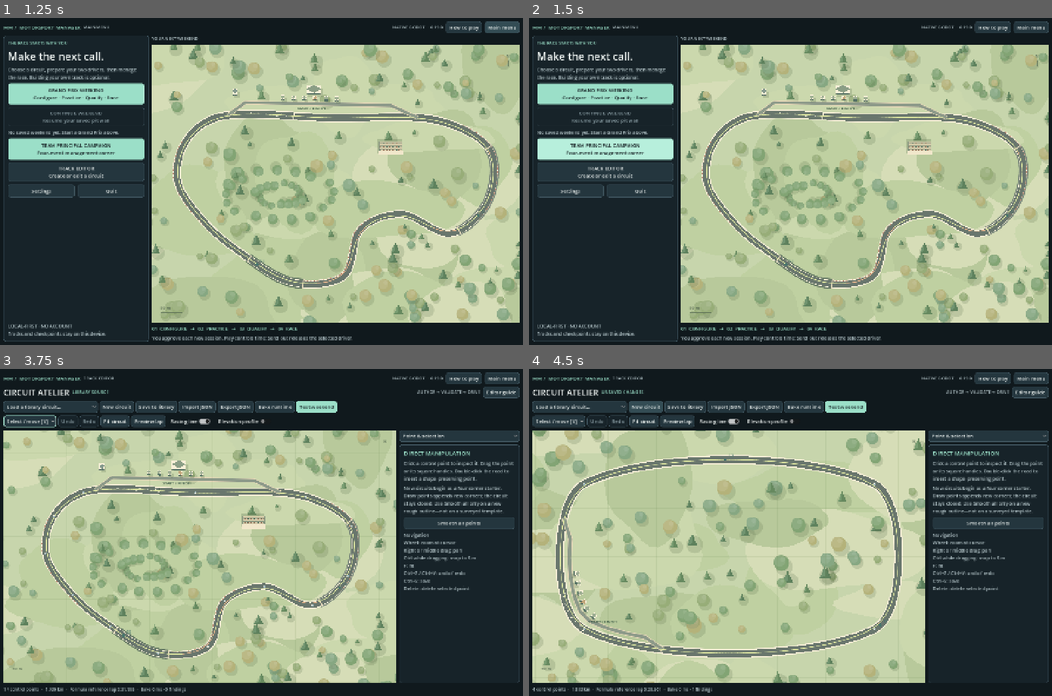
Above: before the commit, frames 1-4 (two rows, left to right).
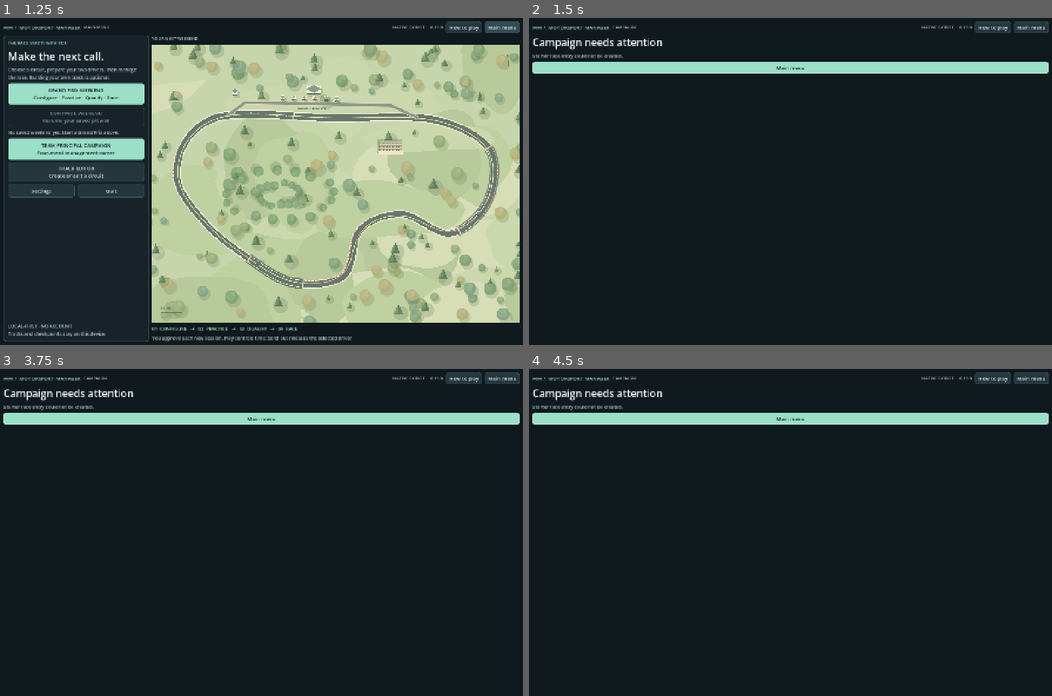
Above: after the commit, the same moments.

Repository: Luis85/motorsport-manager
Game: Godot game, scene res://scenes/main.tscn
Two runs of this game, one before a commit and one after it. Both use one fixed random seed, a clock stepped at 60 frames per second and the inputs below.
Inputs (mouse positions are in pixels of both pictures, inside the frame that each line leads up to):
- Up to frame 1 (1.25 s): click "Main menu" at 0.5 s
- Up to frame 2 (1.5 s): click "TEAM PRINCIPAL CAMPAIGN Four-…" at 1.25 s
- Up to frame 3 (3.75 s): click "Main menu" at 2 s; click "TEAM PRINCIPAL CAMPAIGN Four-…" at 2.75 s; click (78, 522) at 3.5 s, where only the run before the commit has a clickable "TRACK EDITOR Create or edit a…"
- Up to frame 4 (4.5 s): click (644, 408) at 4.25 s, where only the run before the commit has a clickable "New circuit"

Frame 1 is identical in both runs. In frame 2, 70% of the frame differs, in the area x 0-100%, y 2-99%; in frame 3, 69%; in frame 4, 69%.
Error before the commit: Invalid access to property or key 'campaign' on a base object of type 'Dictionary'. (res://scripts/composition/main.gd:68)
Error after the commit: Parse Error: Too many arguments for "get()" call. Expected at most 1 but received 2. (res://scripts/application/campaign/starter.gd:141)

Commit message:
feat: wire playable Team Principal campaign loop

Diff:
--- a/scripts/composition/main.gd
+++ b/scripts/composition/main.gd
@@ -63,8 +63,12 @@
 	clear_screen("main_menu")
 	var menu = MainMenuView.new()
 	var geometry = TrackGeometry.new(App.library[mini(7, App.library.size() - 1)]) if not App.library.is_empty() else null
-	menu.configure({"can_continue": App.weekend != null or App.has_saved_weekend(), "can_resume_sandbox": App.has_saved_sandbox(), "warnings": "; ".join(App.load_errors) + App.content_warnings()}, App.settings, geometry)
-	var actions = {"weekend": show_library, "continue": continue_weekend, "editor": show_editor, "settings": show_settings, "quit": request_quit}
+	menu.configure({"can_continue": App.weekend != null or App.has_saved_weekend(),
+		"can_continue_campaign": not App.campaign_checkpoint.is_empty() or App.has_saved_campaign(),
+		"can_resume_sandbox": App.has_saved_sandbox(),
+		"warnings": "; ".join(App.load_errors) + App.content_warnings()}, App.settings, geometry)
+	var actions = {"weekend": show_library, "continue": continue_weekend, "campaign": show_campaign,
+		"editor": show_editor, "settings": show_settings, "quit": request_quit}
 	menu.action_requested.connect(func(action): actions[action].call())
 	menu.scenario_requested.connect(func(index):
 		[show_strategy_scenarios, show_weather_scenarios, show_recovery_scenarios, show_practice_scenarios, show_rival_scenarios, show_duel_scenarios][index].call())
@@ -88,6 +92,171 @@
 		var error = App.save_weekend()
 		if not error.is_empty(): UI.notify(self, "Could not save weekend", error + " You are still at the pitwall."); return
 	show_menu()
+
+func show_campaign() -> void:
+	clear_screen("campaign")
+	if App.campaign_checkpoint.is_empty():
+		if App.has_saved_campaign():
+			var load_error = App.load_campaign()
+			if not load_error.is_empty():
+				_show_campaign_error("Campaign could not be loaded: " + load_error)
+				return
+		else:
+			var create_error = _create_starter_campaign()
+			if not create_error.is_empty():
+				_show_campaign_error(create_error)
+				return
+	var restored = CampaignCheckpoint.restore(App.campaign_checkpoint)
+	if not restored.ok:
+		_show_campaign_error(restored.error)
+		return
+	if not restored.active_manifest.is_empty():
+		if App.weekend == null:
+			var weekend_error = App.load_weekend()
+			if not weekend_error.is_empty():
+				_show_campaign_error("The campaign is frozen at departure but its weekend checkpoint is unavailable: " + weekend_error)
+				return
+		show_weekend("minimal")
+		return
+	var projection = CampaignDirectorQuery.overview(App.campaign_checkpoint)
+	if not projection.ok:
+		_show_campaign_error(projection.error)
+		return
+	var desk = CampaignDirectorDesk.new()
+	desk.configure(projection, float(App.settings.get("pitwall_text_scale", 1.0)),
+		bool(App.settings.get("campaign_guide_hidden", false)))
+	desk.menu_requested.connect(show_menu)
+	desk.advance_requested.connect(_advance_campaign)
+	desk.start_event_requested.connect(_start_campaign_event)
+	desk.guide_visibility_requested.connect(func(hidden):
+		App.settings.campaign_guide_hidden = hidden
+		var error = App.save_settings()
+		if not error.is_empty(): UI.notify(self, "Could not save guide preference", error)
+		show_campaign())
+	content.add_child(desk)
+
+func _create_starter_campaign() -> String:
+	App.load_library()
+	if App.library.is_empty(): return "Team Principal Campaign requires at least one validated circuit."
+	var track: Dictionary = App.library[mini(7, App.library.size() - 1)]
+	var record = _campaign_seed_record(track)
+	if record == null: return "Starter race entry could not be created."
+	var checkpoint = CampaignStarter.create(record)
+	if checkpoint.is_empty(): return "Starter campaign could not form a valid authoritative checkpoint."
+	App.campaign_checkpoint = checkpoint
+	return App.save_campaign()
+
+func _campaign_seed_record(track: Dictionary) -> RaceRecord:
+	var geometry = TrackGeometry.new(track, "Formula")
+	var probe = PracticeRaceSim.new(geometry, CampaignStarter.race_options())
+	if not probe.last_error.is_empty(): return null
+	var profiles: Array = []
+	for _car in probe.cars: profiles.append(RacePerformanceProfile.baseline())
+	var options = CampaignStarter.race_options()
+	options["performance_profiles"] = profiles
+	var simulation = PracticeRaceSim.new(TrackGeometry.new(track, "Formula"), options)
+	if not simulation.last_error.is_empty(): return null
+	var record = RaceRecord.new(); record.attach(simulation)
+	return record
+
+func _campaign_track(track_hash: String) -> Dictionary:
+	App.load_library()
+	for document in App.library:
+		var geometry = TrackGeometry.new(document, "Formula")
+		if RaceRecord.fingerprint(geometry.document) == track_hash:
+			return document
+	return {}
+
+func _advance_campaign() -> void:
+	var changed = CampaignDirectorTransaction.advance_to_next_event(App.campaign_checkpoint)
+	if not changed.ok:
+		UI.notify(self, "Campaign cannot advance", changed.error)
+		return
+	App.campaign_checkpoint = changed.checkpoint
+	var error = App.save_campaign()
+	if not error.is_empty():
+		UI.notify(self, "Campaign could not be saved", error)
+		return
+	show_campaign()
+
+func _start_campaign_event() -> void:
+	var projection = CampaignDirectorQuery.overview(App.campaign_checkpoint)
+	if not projection.ok or projection.next_event.is_empty():
+		UI.notify(self, "Departure unavailable", projection.get("error", "There is no scheduled event."))
+		return
+	if int(projection.next_event.departure_slot) != int(projection.slot):
+		UI.notify(self, "Departure unavailable", "Advance the campaign to the registered departure slot first.")
+		return
+	var document = _campaign_track(projection.next_event.track_hash)
+	if document.is_empty():
+		UI.notify(self, "Departure unavailable", "The frozen campaign circuit is not available in the current library.")
+		return
+	var mappings = CampaignStarter.mappings(App.campaign_checkpoint)
+	var profiles = CampaignEngineeringQuery.race_profiles(App.campaign_checkpoint, mappings)
+	if not profiles.ok:
+		UI.notify(self, "Departure unavailable", profiles.error)
+		return
+	var options = CampaignStarter.race_options(); options["performance_profiles"] = profiles.profiles
+	var simulation = PracticeRaceSim.new(TrackGeometry.new(document, "Formula"), options)
+	if not simulation.last_error.is_empty():
+		UI.notify(self, "Departure unavailable", simulation.last_error)
+		return
+	var record = RaceRecord.new(); record.attach(simulation)
+	var departed = CampaignDepartureTransaction.depart(App.campaign_checkpoint,
+		CampaignStarter.next_event_context(App.campaign_checkpoint), record, mappings,
+		CampaignStarter.event_assignments(App.campaign_checkpoint), CampaignStarter.EVENT_COST_MINOR)
+	if not departed.ok:
+		UI.notify(self, "Departure blocked", departed.error)
+		return
+	App.campaign_checkpoint = departed.checkpoint
+	var campaign_error = App.save_campaign()
+	if not campaign_error.is_empty():
+		UI.notify(self, "Campaign could not be saved", campaign_error)
+		return
+	App.weekend = simulation; App.recording = record
+	var weekend_error = App.save_weekend()
+	if not weekend_error.is_empty():
+		UI.notify(self, "Weekend could not be saved", weekend_error)
+		return
+	show_weekend("minimal")
+
+func _settle_campaign_weekend() -> bool:
+	if App.campaign_checkpoint.is_empty() or App.recording == null:
+		return false
+	var restored = CampaignCheckpoint.restore(App.campaign_checkpoint)
+	if not restored.ok or restored.active_manifest.is_empty():
+		return false
+	var factual = WeekendResult.build(App.recording)
+	if factual.is_empty():
+		UI.notify(self, "Campaign settlement blocked", "The completed weekend could not produce factual result evidence.")
+		return false
+	var policy = CampaignStarter.weekend_policy(App.campaign_checkpoint)
+	if policy.is_empty():
+		UI.notify(self, "Campaign settlement blocked", "The campaign could not resolve its frozen weekend policy.")
+		return false
+	var staged = CampaignWeekendTransaction.stage(
+		App.campaign_checkpoint, restored.active_manifest, factual, policy)
+	if not staged.ok:
+		UI.notify(self, "Campaign settlement blocked", staged.error)
+		return false
+	var follow = CampaignDirectorTransaction.after_weekend(staged.checkpoint)
+	if not follow.ok:
+		UI.notify(self, "Campaign follow-up blocked", follow.error)
+		return false
+	App.campaign_checkpoint = follow.checkpoint
+	var error = App.save_campaign()
+	if not error.is_empty():
+		UI.notify(self, "Campaign could not be saved", error)
+		return false
+	App.clear_weekend_checkpoint()
+	show_campaign()
+	return true
+
+func _show_campaign_error(message: String) -> void:
+	content.add_child(UI.label("Campaign needs attention", 28))
+	content.add_child(UI.paragraph(message))
+	var back = UI.button("Main menu", show_menu, true); content.add_child(back)
+	PitwallDesign.focus_later(back)
 
 func show_editor(d: Dictionary = {}) -> void:
 	clear_screen("track_editor")
@@ -243,6 +412,7 @@
 	content.add_child(welcome)
 
 func show_weekend_end() -> void:
+	if _settle_campaign_weekend(): return
 	var summary = WeekendSummary.capture(App.weekend)
 	if summary.is_empty(): return
 	var error = App.save_weekend()
@@ -319,7 +489,7 @@
 func _unhandled_key_input(event: InputEvent) -> void:
 	if not event.is_action_pressed("ui_cancel") or event.is_echo(): return
 	if screen_name == "weekend_welcome": show_library()
-	elif screen_name in ["settings", "grand_prix_setup", "weekend_complete"]: go_home()
+	elif screen_name in ["settings", "grand_prix_setup", "weekend_complete", "campaign"]: go_home()
 	else: return
 	get_viewport().set_input_as_handled()
 
